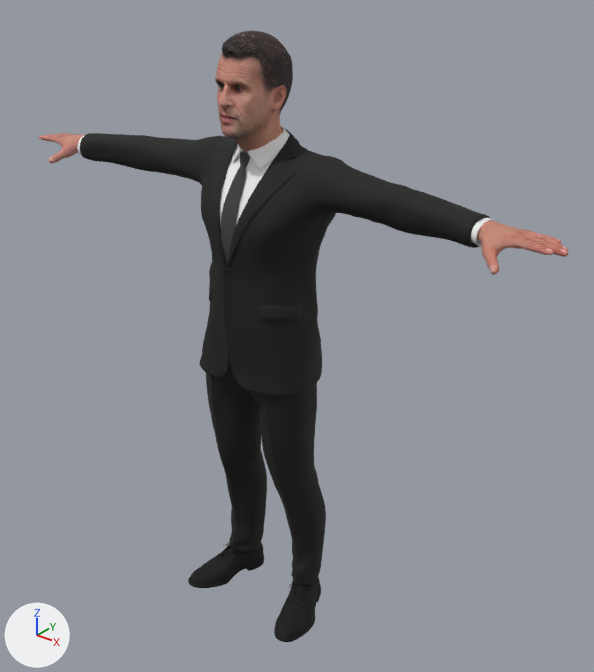
What one commit did to the glTF model public/models/macron.glb.
The view is the same before and after, from a camera (50 mm lens) standing at (1.439, -1.639, 2.015) and looking at (0.153, -0.031, 1.019). Lighting does not change. The marker at lower left points along +X, +Y and +Z. The first picture is the older version. Where no turn or scale is listed for an object, it has been applied to the vertices. Vertices at exactly the same position are counted once.

The scene before the commit, as lines of its bpy script (objects in view):
```python
me_1 = bpy.data.meshes.new('1')
me_1.from_pydata(...)  # 6887 vertices, 13640 faces; spans x -0.091..0.093, y -0.144..0.089, z 1.505..1.807
me_1.materials.append(mat_avatarhead)  # picture img_image_1
me_avatarbody_avatarbody_0 = bpy.data.meshes.new('AvatarBody_AvatarBody_0')
me_avatarbody_avatarbody_0.from_pydata(...)  # 1716 vertices, 3395 faces; spans x -0.88..0.88, y -0.13..0.02, z 1.38..1.46
me_avatarbody_avatarbody_0.materials.append(mat_avatarbody)  # picture img_image_0
me_outfit_outfit_0 = bpy.data.meshes.new('outfit_outfit_0')
me_outfit_outfit_0.from_pydata(...)  # 20831 vertices, 40539 faces; spans x -0.7..0.69, y -0.18..0.15, z 0.0..1.56
me_outfit_outfit_0.materials.append(mat_outfit)  # picture img_image_6
ob_object_15 = bpy.data.objects.new('Object_15', me_outfit_outfit_0)
ob_object_15.location = (0.0, 0.0, 0.0)
ob_object_6 = bpy.data.objects.new('Object_6', me_avatarbody_avatarbody_0)
ob_object_6.location = (0.0, 0.0, 0.0)
ob_object_8 = bpy.data.objects.new('Object_8', me_1)
ob_object_8.location = (0.0, 0.0, 0.0)
```
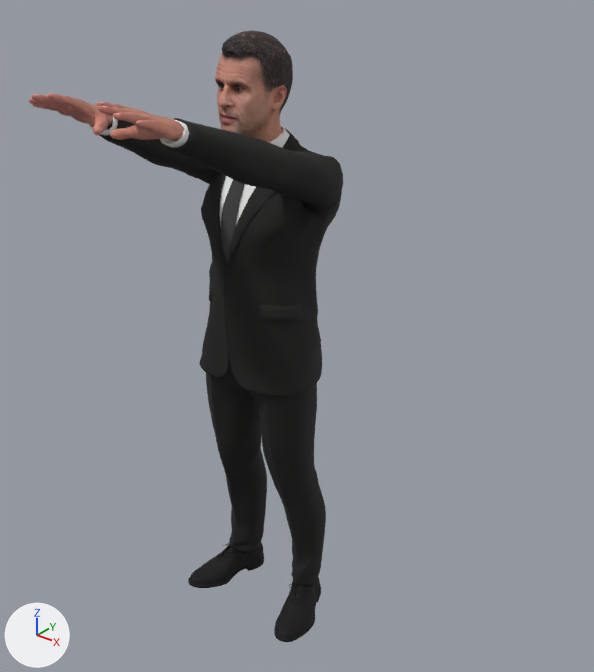
What differs and where, as boxes [x1, y1, x2, y2] in the pictures (594 x 672 px; the box of a moved part takes in the faces that stretch with it):
'Object_15', reshaped (39% narrower): before [77, 127, 496, 642]; after [88, 116, 343, 642]
'Object_6', reshaped (70% narrower, 65% shorter): before [39, 133, 568, 275]; after [29, 93, 185, 142]
part 1 of me_avatarbody_avatarbody_0, moved or reshaped: before [477, 220, 568, 275]; after [97, 101, 185, 142]
part 2 of me_avatarbody_avatarbody_0, moved or reshaped: before [39, 133, 84, 164]; after [29, 93, 113, 136]
part 3 of me_outfit_outfit_0, moved or reshaped (mostly hidden): before [77, 135, 85, 155]; after [88, 116, 118, 136]
part 4 of me_outfit_outfit_0, moved or reshaped: before [471, 218, 496, 246]; after [160, 119, 189, 148]
part 5 of me_outfit_outfit_0, moved or reshaped: before [80, 133, 491, 248]; after [99, 117, 343, 238]

What the commit changed:
me_avatarbody_avatarbody_0 is used by ob_object_6; location (0.0, 0.0, 0.0).
me_avatarbody_avatarbody_0 had 1716 vertices, 3395 faces and spanned x -0.88..0.88, y -0.13..0.02, z 1.38..1.46.
me_avatarbody_avatarbody_0 now has 1716 vertices, 3395 faces and spans x -0.18..0.18, y -0.6..-0.39, z 1.62..1.72.
me_avatarbody_avatarbody_0 part 1: the loose piece of 866 vertices spanning x 0.66..0.88, y -0.13..0.02, z 1.38..1.46 is multiplied about its middle by the matrix ((0.068, 0.99, 0.124), (-0.924, 0.016, 0.382), (0.376, -0.14, 0.916)), then moved by (-0.67, -0.44, 0.24).
me_avatarbody_avatarbody_0 part 2: the loose piece of 850 vertices spanning x -0.88..-0.67, y -0.13..0.02, z 1.38..1.46 is multiplied about its middle by the matrix ((0.069, -0.989, -0.127), (0.925, 0.015, 0.381), (-0.375, -0.144, 0.916)), then moved by (0.68, -0.45, 0.24).
me_outfit_outfit_0 is used by ob_object_15; location (0.0, 0.0, 0.0).
me_outfit_outfit_0 had 20831 vertices, 40539 faces and spanned x -0.7..0.69, y -0.18..0.15, z 0.0..1.56.
me_outfit_outfit_0 now has 20831 vertices, 40539 faces and spans x -0.24..0.24, y -0.44..0.15, z 0.0..1.66.
me_outfit_outfit_0 part 3: the loose piece of 232 vertices spanning x -0.7..-0.63, y -0.08..0.01, z 1.39..1.46 is multiplied about its middle by the matrix ((0.069, -0.989, -0.127), (0.925, 0.015, 0.381), (-0.375, -0.144, 0.916)), then moved by (0.55, -0.36, 0.2).
me_outfit_outfit_0 part 4: the loose piece of 232 vertices spanning x 0.63..0.69, y -0.07..0.02, z 1.4..1.46 is multiplied about its middle by the matrix ((0.068, 0.99, 0.124), (-0.924, 0.016, 0.382), (0.376, -0.14, 0.916)), then moved by (-0.54, -0.36, 0.2).
me_outfit_outfit_0 part 5: 902 of 20831 vertices moved; they spanned x -0.68..0.68, y -0.09..0.14, z 1.33..1.51 and now span x -0.23..0.23, y -0.43..0.14, z 1.33..1.66; mean shift (0.0, -0.2, 0.11); largest move (-0.68, -0.03, 1.39) -> (-0.11, -0.43, 1.6).
